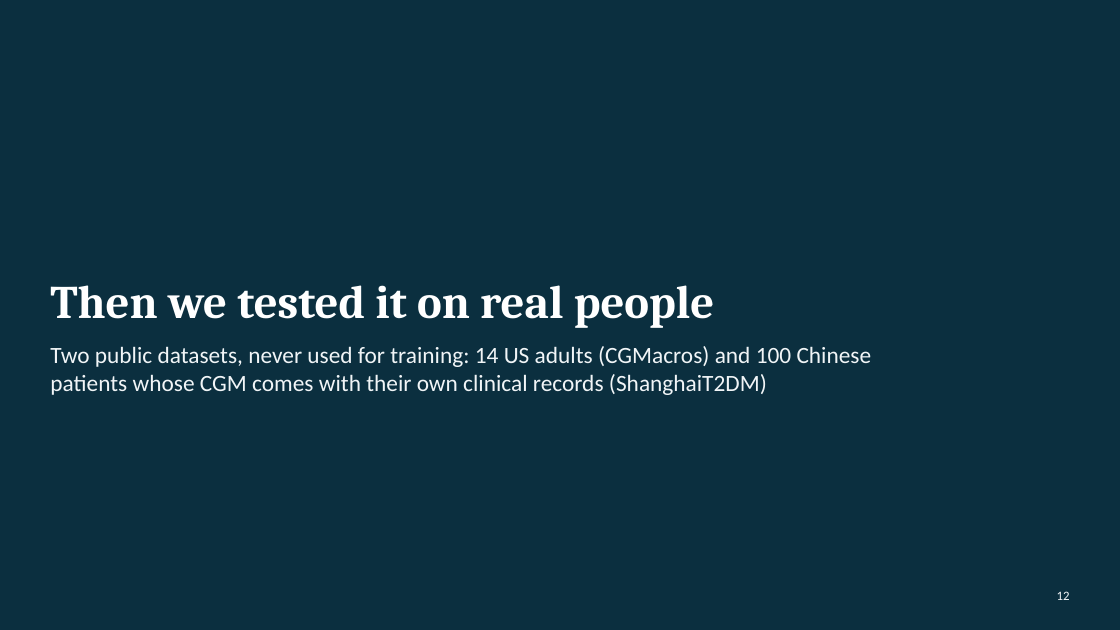
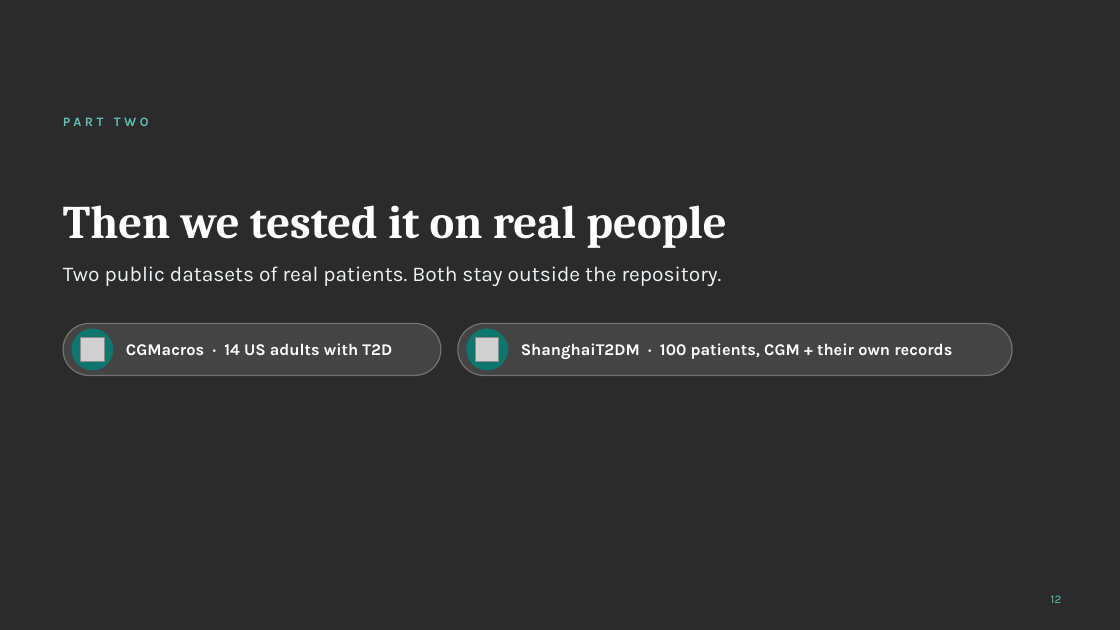
Before and after one commit to AkhileshNalla11/Sync-and-Predict_BITSoM, a slide deck: slide 12 of docs/presentation.pptx. Drawn at 1120x630 pixels with LibreOffice and Linux fonts; fonts in the diff are those of the drawing; grey boxes stand for pictures; background and template pictures are left out; a plain dark background stands for a picture behind light text. Boxes give left, top, right and bottom in pixels: in the first picture for what was removed or moved away, otherwise in the second. Text is boxed around its words. In the diff, an @@ line names an element or a change of style, - is before the commit and + after.

```diff
--- a/docs/presentation.pptx
+++ b/docs/presentation.pptx
@@ background #0B2F3F to picture (left out) @@
@@ text added at (x1=63, y1=117, x2=149, y2=126), 11 pt, text #5EC2B7, bold @@
+PART TWO
@@ title "Then we tested it on ..." moved from (x1=50, y1=285, x2=714, y2=328) to (x1=63, y1=205, x2=726, y2=248) @@
@@ text added at (x1=63, y1=266, x2=722, y2=286), 18 pt, text #EEF3F6 @@
+Two public datasets of real patients. Both stay outside the repository.
@@ rounded rectangle added at (x1=63, y1=323, x2=441, y2=376), fill #FFFFFF at 12% opacity, outline #FFFFFF 1 pt @@
@@ ellipse added at (x1=71, y1=329, x2=113, y2=371), fill #0F766E @@
@@ rounded rectangle added at (x1=458, y1=323, x2=1012, y2=376), fill #FFFFFF at 12% opacity, outline #FFFFFF 1 pt @@
@@ ellipse added at (x1=466, y1=329, x2=508, y2=371), fill #0F766E @@
@@ text removed at (x1=50, y1=346, x2=872, y2=395) @@
-Two public datasets, never used for training: 14 US adults (CGMacros) and 100 Chinese patients whose CGM comes with their own clinical records (ShanghaiT2DM)
@@ picture added at (x1=81, y1=338, x2=104, y2=361) @@
@@ text added at (x1=126, y1=343, x2=392, y2=355), 14 pt, text #FFFFFF, bold @@
+CGMacros · 14 US adults with T2D
@@ picture added at (x1=476, y1=338, x2=499, y2=361) @@
@@ text added at (x1=521, y1=343, x2=952, y2=359), 14 pt, text #FFFFFF, bold @@
+ShanghaiT2DM · 100 patients, CGM + their own records
@@ page number at (x1=1051, y1=595, x2=1062, y2=603): size 11 to 10 pt, font Calibri to Karla, text colour #F1F5F7 to #5EC2B7 @@
```
Also in this commit, not shown: 19 other slides changed, 1 other file.
